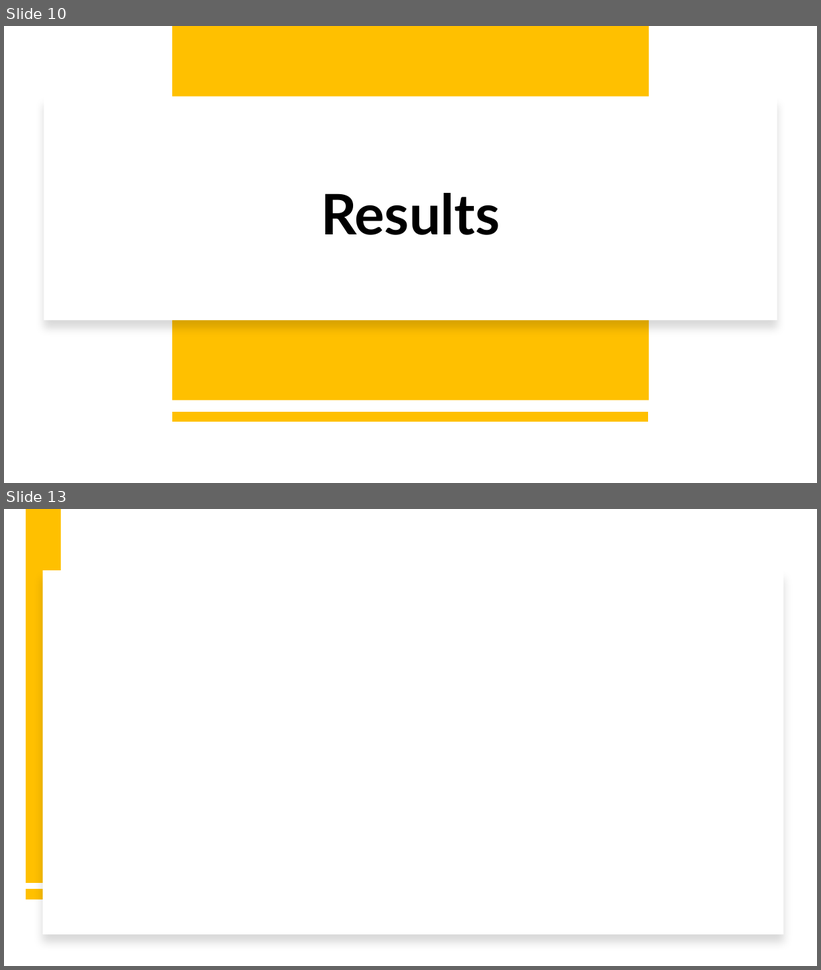
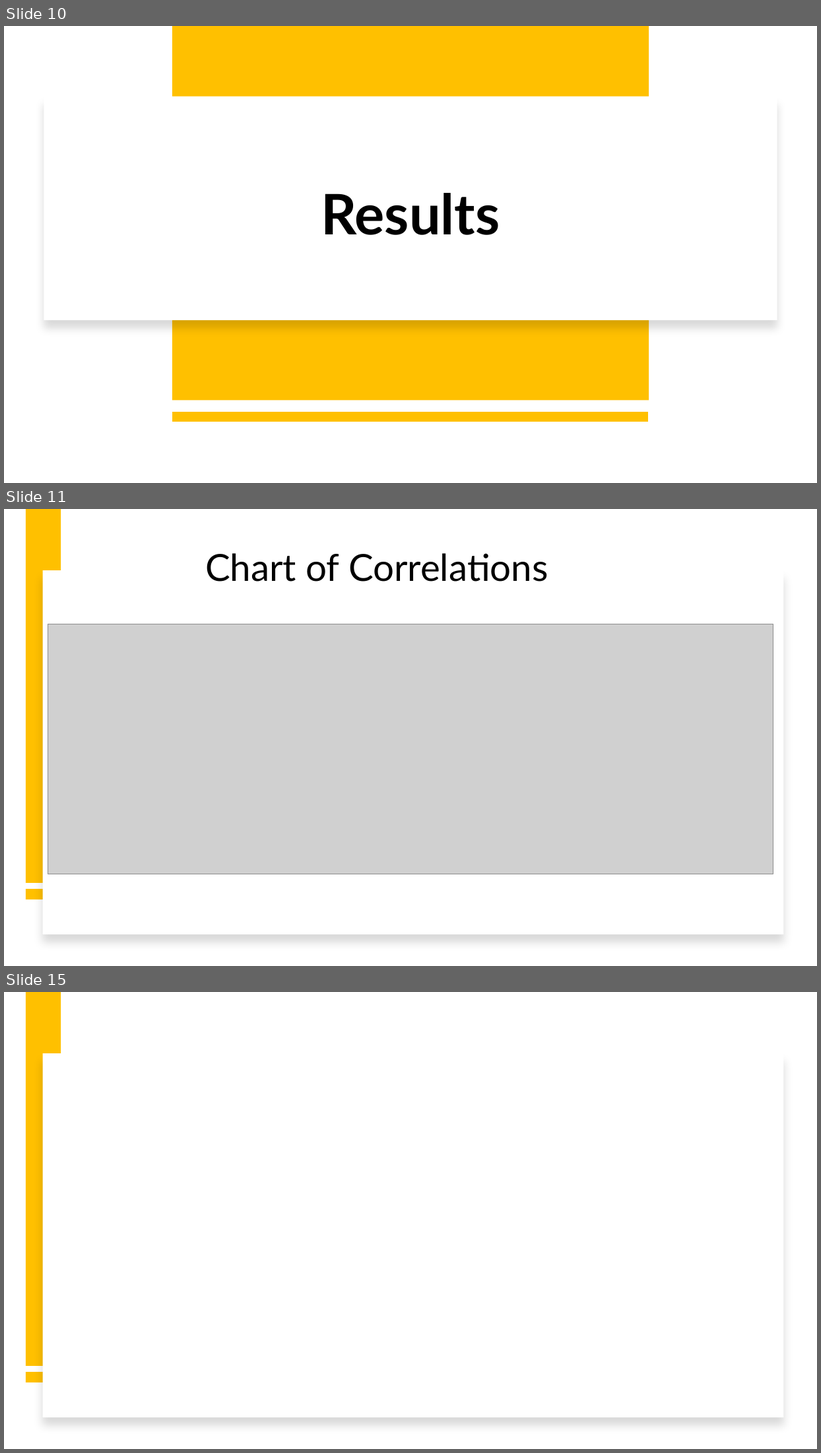
Before and after one commit to Mt122606/Curous-Conquers-, a slide deck: CuriousConquersProject/ProjectPowerpoint.pptx. Shown one above the other, each under a label of ours: slides 10 and 13 before the commit, slides 10, 11 and 15 after it; the slides between them are not shown. The pictures are 821x970 and 821x1453 pixels, drawn with LibreOffice and Linux fonts; fonts in the diff are those of the drawing; grey boxes stand for pictures. Boxes give left, top, right and bottom in pixels: in the first picture for what was removed or moved away, otherwise in the second. Text is boxed around its words. In the diff, an @@ line names an element or a change of style, - is before the commit and + after.

```diff
--- a/CuriousConquersProject/ProjectPowerpoint.pptx
+++ b/CuriousConquersProject/ProjectPowerpoint.pptx
@@ slide 11 added at (x1=4, y1=509, x2=817, y2=966), background #FFFFFF @@
@@ rectangle added at (x1=26, y1=509, x2=61, y2=883), fill #FFC000 @@
@@ text added at (x1=205, y1=553, x2=548, y2=582), 44 pt, text #000000 @@
+Chart of Correlations
@@ rectangle added at (x1=42, y1=570, x2=783, y2=935), fill #FFFFFF @@
@@ picture added at (x1=48, y1=624, x2=773, y2=875) @@
@@ rectangle added at (x1=26, y1=889, x2=61, y2=900), fill #FFC000 @@
@@ what was slide 13 is now slide 15 @@
```
Also in this commit, not shown: 2 slides changed, 1 other slide added.
